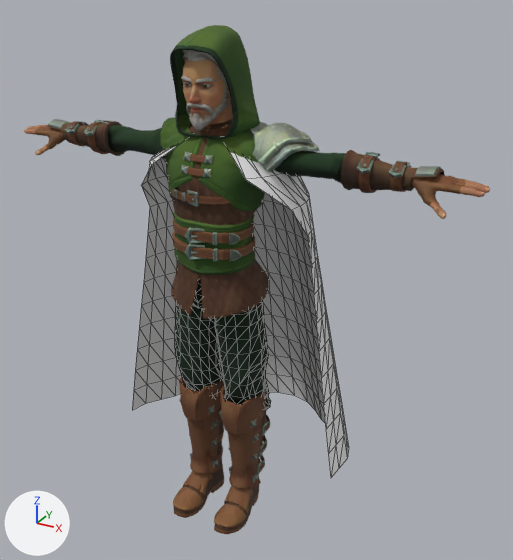
One commit to the glTF model assets/quaternius/chars/male_ranger.glb: the scene before it, then after it.
Both versions are drawn from a camera (50 mm lens) standing at (1.261, -1.981, 2.031) and looking at (0.067, 0.191, 0.945). Arrows for +X, +Y and +Z are at lower left; the lights stay in place. The picture after the commit comes second. Mesh edges are drawn as thin lines on the coarser meshes.

The older version as bpy lines, for what is in view:
```python
me_male_ranger_body_belt_1_001 = bpy.data.meshes.new('Male_Ranger_Body_Belt_1.001')
me_male_ranger_body_belt_1_001.from_pydata(...)  # 413 vertices, 804 faces; spans x -0.155..0.148, y -0.137..0.121, z 1.125..1.179
me_male_ranger_body_belt_1_001.materials.append(mat_mi_ranger)
me_male_ranger_head_hood = bpy.data.meshes.new('Male_Ranger_Head_Hood')
me_male_ranger_head_hood.from_pydata(...)  # 1070 vertices, 2136 faces; spans x -0.152..0.152, y -0.141..0.193, z 1.525..1.865
me_male_ranger_head_hood.materials.append(mat_mi_ranger_001)
me_sphere_005_retopology_004 = bpy.data.meshes.new('Sphere.005_Retopology.004')
me_sphere_005_retopology_004.from_pydata(...)  # 1439 vertices, 2844 faces; spans x -0.093..0.093, y -0.115..0.123, z 1.535..1.81
me_sphere_005_retopology_004.materials.append(mat_mi_superhero_male)
ob_male_ranger_body_belt_2 = bpy.data.objects.new('Male_Ranger_Body_Belt_2', me_male_ranger_body_belt_1_001)
ob_male_ranger_body_belt_2.location = (0.0, 0.0, 0.0)
ob_male_ranger_head_hood = bpy.data.objects.new('Male_Ranger_Head_Hood', me_male_ranger_head_hood)
ob_male_ranger_head_hood.location = (0.0, 0.0, 0.0)
ob_superhero_male = bpy.data.objects.new('SuperHero_Male', me_sphere_005_retopology_004)
ob_superhero_male.location = (0.0, 0.0, 0.0)
# also in view: 'Cloak' at (-0.019, 0.22, 0.885); 'Male_Ranger_Feet_Boots' at (0.0, 0.001, 0.276); 'Male_Ranger_Arms' at (0.0, 0.051, 1.449); 'Male_Ranger_Body_Belt_1' at (-0.002, -0.009, 1.21); 'Male_Ranger_Acc_Pauldron' at (0.242, 0.069, 1.506)
```
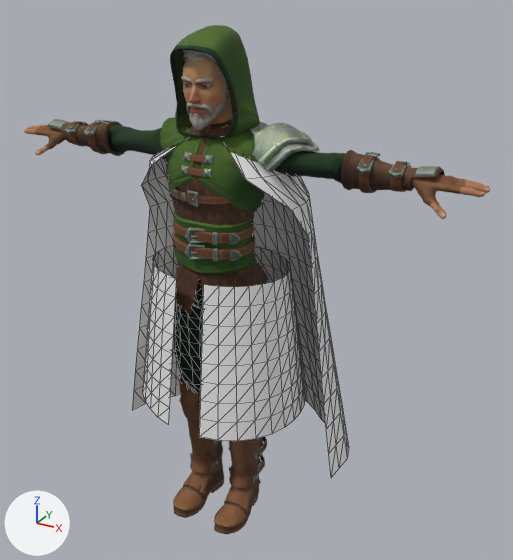
Boxes [x1, y1, x2, y2] around the edits, measured in the pictures (513 x 560 px):
'Coat', added
    after: [143, 245, 305, 441]
'Male_Ranger_Legs', unchanged, covered by the edit
    before: [175, 279, 271, 409]
    after: [175, 279, 203, 392]

The change in detail:
Mesh me_coat is new.
It has 261 vertices, 448 faces and spans x -0.34..0.321, y -0.239..0.328, z 0.5..1.059.
It uses material mat_garment (white #e7e7e7).
Object 'Coat' (ob_coat) is new; it shows me_coat.
Its location is (0.0, 0.0, 0.0).
